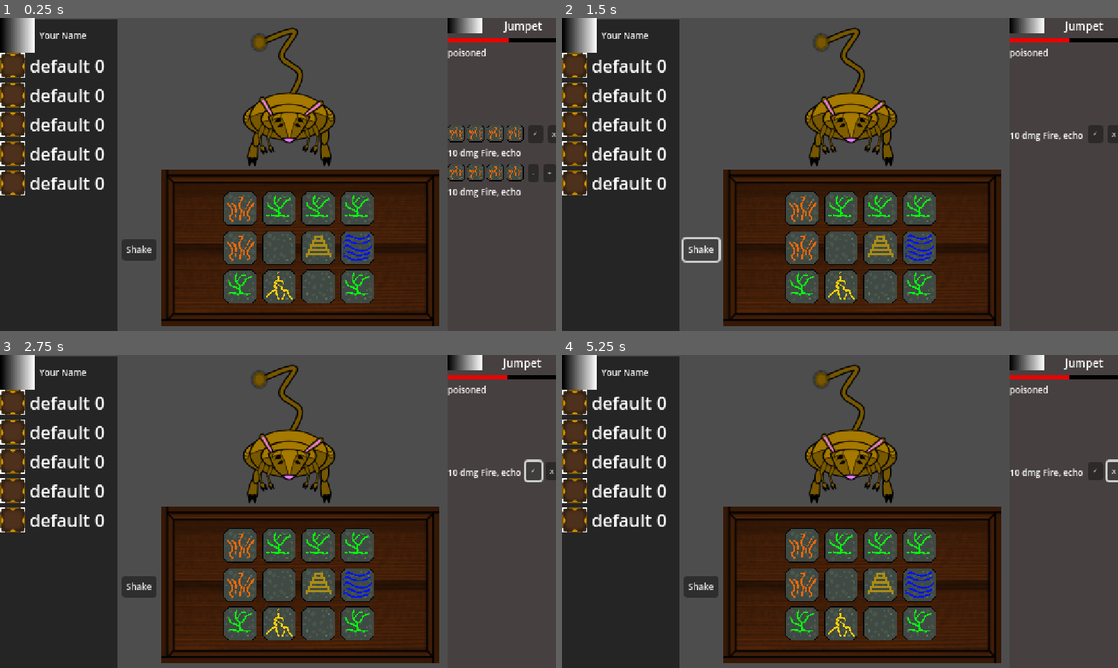
Above: before the commit, frames 1-4 (two rows, left to right).
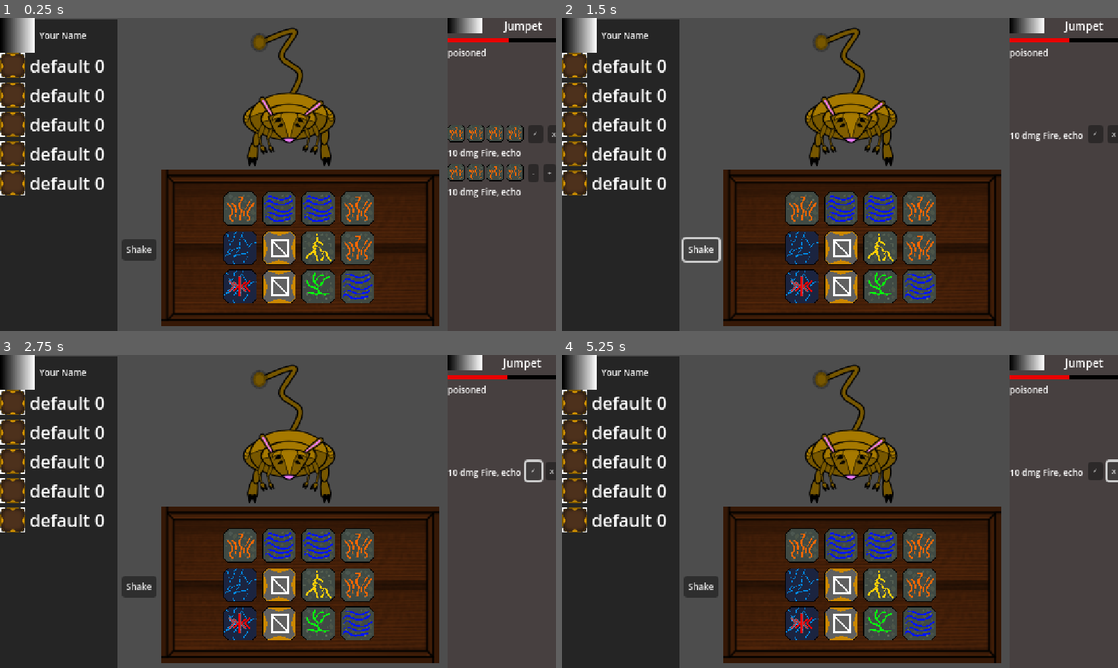
Above: after the commit, the same moments.

Repository: brianhall1313/rune-box-dice-roller
Game: Godot game, scene res://scenes/encounter.tscn
The game is run twice, just before and just after one commit, with the same random seed, the same clock (stepped at 60 frames per second) and the same inputs. The project has no main scene, so this scene is started directly.
Inputs:
- Up to frame 1 (0.25 s): no input
- Up to frame 2 (1.5 s): click "✓" at 0.5 s; click "Shake" at 1.25 s
- Up to frame 3 (2.75 s): click "✓" at 2 s
- Up to frame 4 (5.25 s): click "Shake" at 2.75 s; click "✓" at 3.5 s; click "Shake" at 4.25 s; click "X" at 5 s

The runs differ from the first frame. In frame 1, 3.3% of the frame differs, in the area x 40-67%, y 56-92%; in frame 2, 3.3%; in frame 3, 3.3%; in frame 4, 3.3%.

Commit message:
fixed up display stuff

Diff:
--- a/scenes/box.gd
+++ b/scenes/box.gd
@@ -35,16 +35,25 @@
 		]
 	]
 
+var box_inventory:Array = []
+
+
+func _ready() -> void:
+	update_grid()
+
 
 func update_grid() -> void:
-	var box_inventory = InventoryManager.inventory.duplicate(true)
+	box_inventory = InventoryManager.inventory.duplicate(true)
 	box_inventory.shuffle()
 	var i = 0
 	for x in len(grid):
 		for y in len(grid[x]):
-			grid[x][y].setup(box_inventory[i]["name"],box_inventory[i]["type"],box_inventory[i]["faces"])
-			grid[x][y].roll()
-			i += 1
+			if i < len(box_inventory):
+				grid[x][y].setup(box_inventory[i]["name"],box_inventory[i]["type"],box_inventory[i]["faces"])
+				grid[x][y].roll()
+				i += 1
+			else:
+				grid[x][y].set_blank()
 
 
 func _input(event: InputEvent) -> void:
--- a/scenes/die.gd
+++ b/scenes/die.gd
@@ -33,6 +33,9 @@
 	faces = new_faces
 	roll()
 
+func set_blank() -> void:
+	setup("","")
+
 func get_random() -> String:
 	return faces.pick_random()
 
